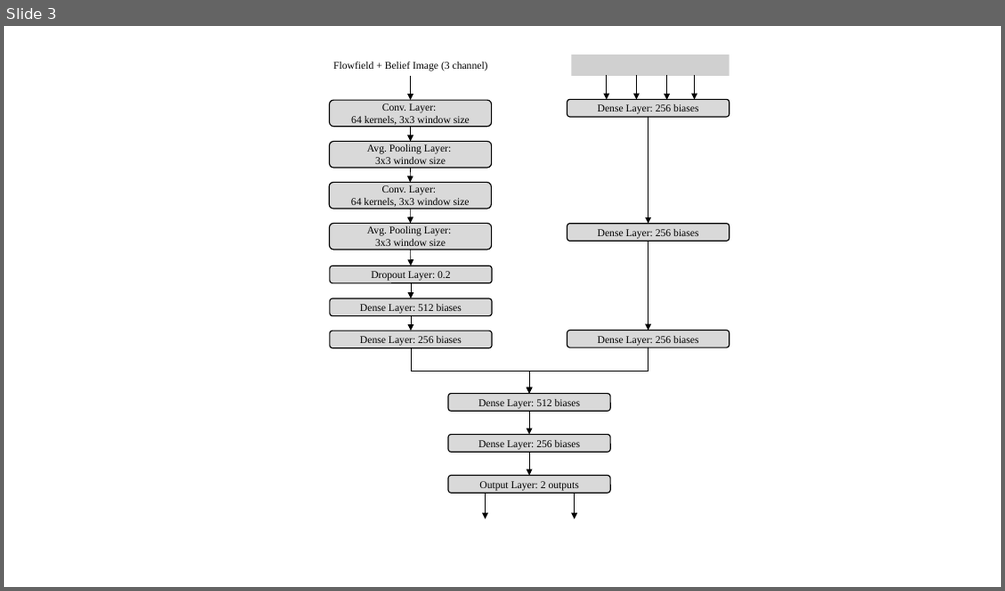
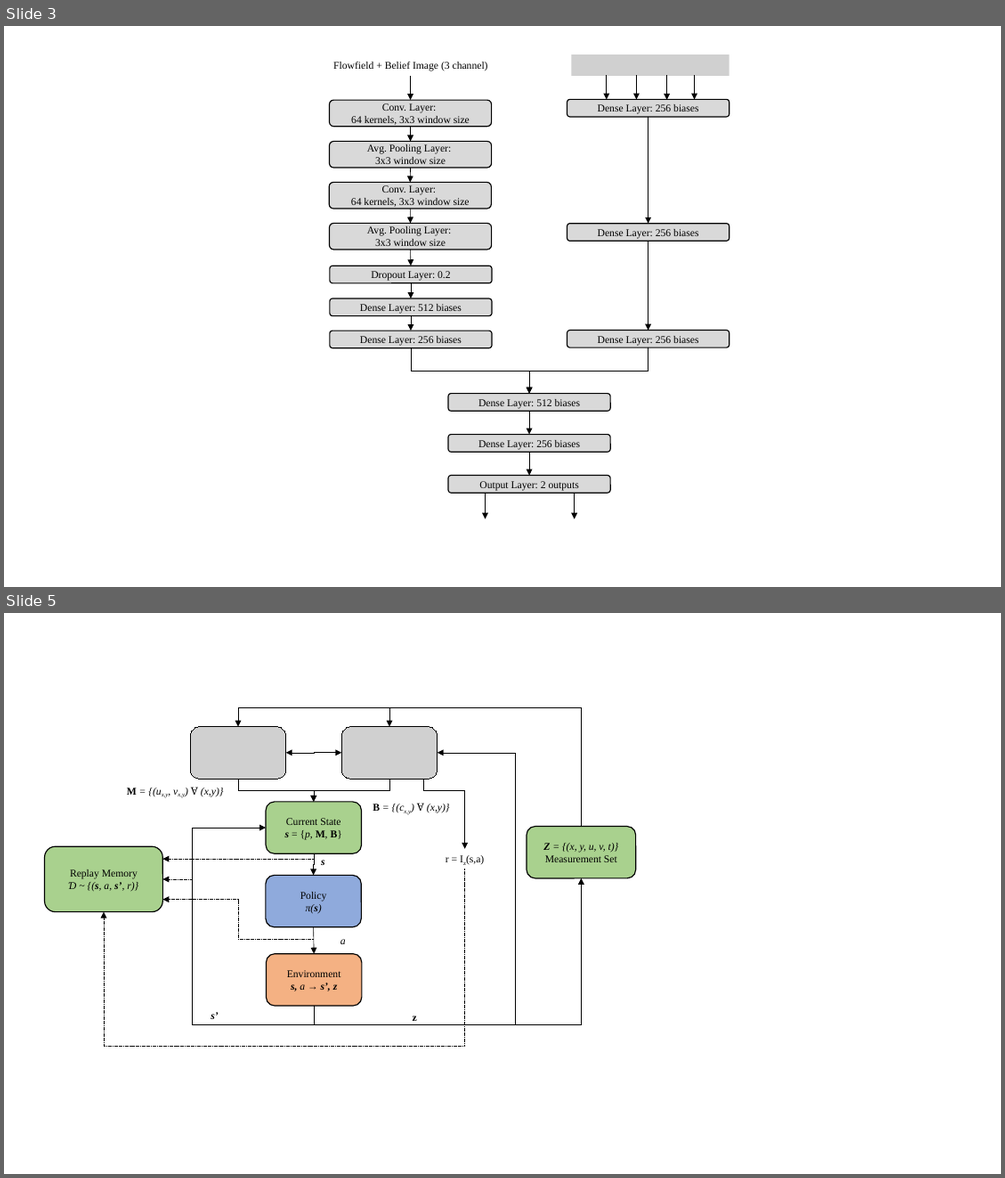
Before and after one commit to UKY-IRA/pytorch-soft-actor-critic, a slide deck: preliminary_results/figures/figures.pptx. Shown one above the other, each under a label of ours: slide 3 before the commit, slides 3 and 5 after it; the slides between them are not shown. The pictures are 1005x591 and 1005x1178 pixels, drawn with LibreOffice and Linux fonts; fonts in the diff are those of the drawing; grey boxes stand for pictures; background and template pictures are left out. Boxes give left, top, right and bottom in pixels: in the first picture for what was removed or moved away, otherwise in the second. Text is boxed around its words. In the diff, an @@ line names an element or a change of style, - is before the commit and + after.

```diff
--- a/preliminary_results/figures/figures.pptx
+++ b/preliminary_results/figures/figures.pptx
@@ slide 5 added at (4, 613, 1001, 1174), background #FFFFFF @@
@@ group added at (44, 708, 636, 1046): 11 elbow arrows, 7 texts, 5 rounded rectangles, 3 arrows, 2 pictures, 1 elbow double arrow @@
+Z = {(x, y, u, v, t)}
+Measurement Set
+M = {(ux,y, vx,y) Ɐ (x,y)}
+B = {(cx,y) Ɐ (x,y)}
+Current State
+s = {p, M, B}
+Policy
+π(s)
+Environment
+s, a → s’, z
+s’
+a
+z
+r = Iz(s,a)
+Replay Memory
+Ɗ ~ {(s, a, s’, r)}
+s
```
Also in this commit, not shown: 2 slides changed, 1 other slide added, 6 other files.
